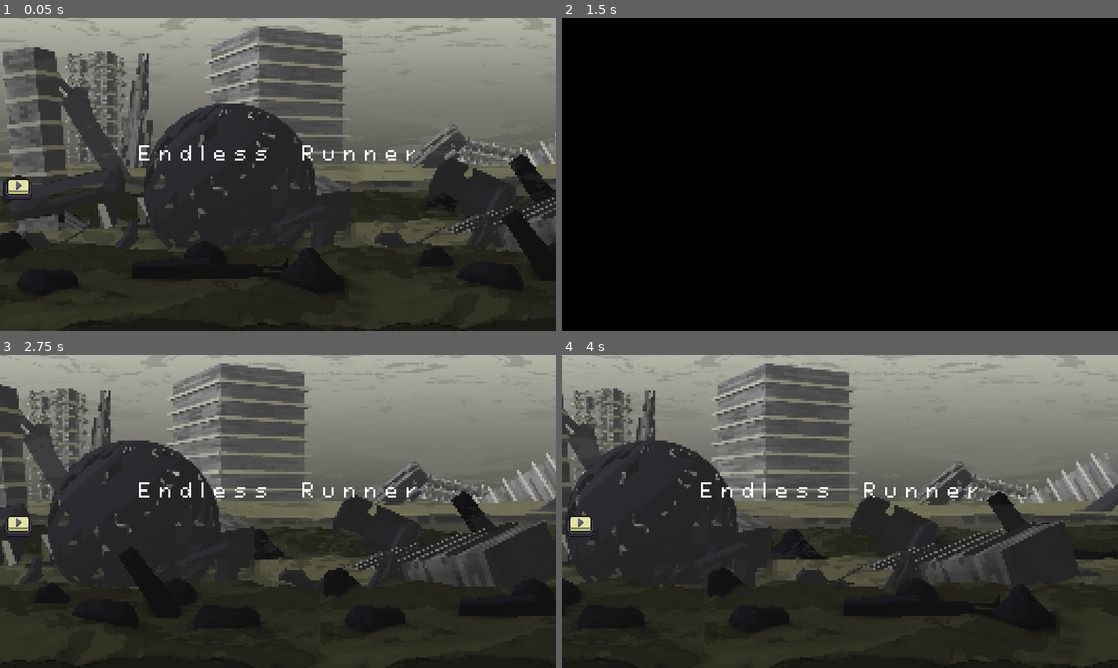
Above: before the commit, frames 1-4 (two rows, left to right).
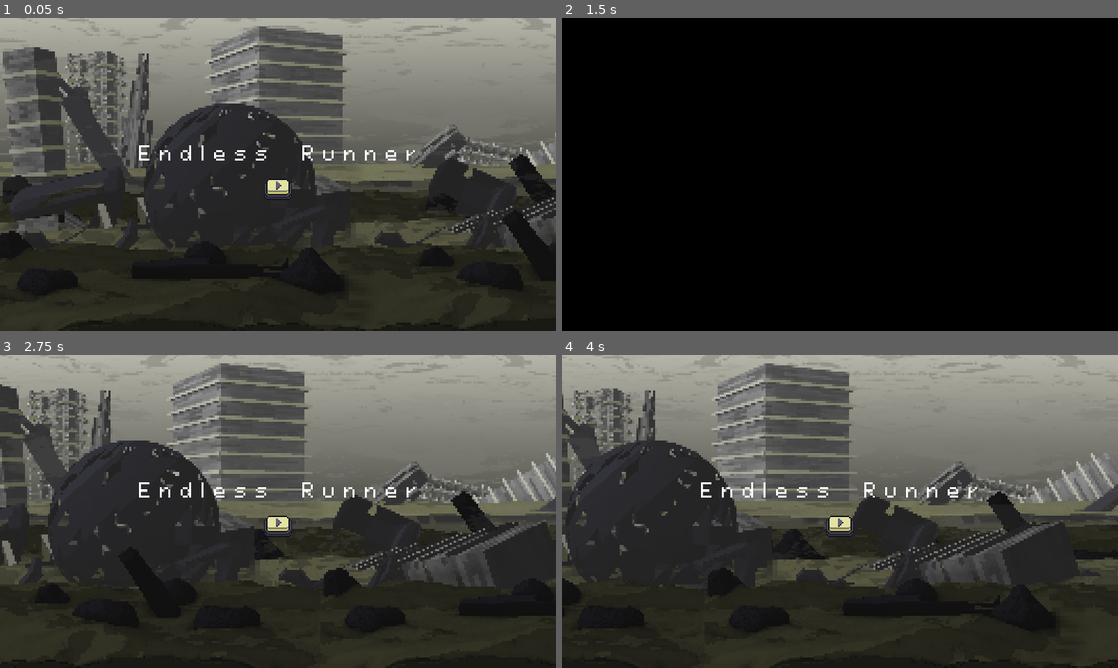
Above: after the commit, the same moments.

Repository: ginestopo/Endless-Runner
Game: Godot game, scene res://scenes/title/title.tscn
Same seed, same stepped clock (60 frames per second), same inputs: the game is played once before the commit and once after it. This scene is started directly instead of the project's main scene.
Inputs (mouse positions are in pixels of both pictures, inside the frame that each line leads up to):
- Up to frame 1 (0.05 s): no input
- Up to frame 2 (1.5 s): click (840, 187) at 0.5 s; tap Enter at 1.25 s; move the mouse to (962, 158) at 1.27 s; hold D (right) from 1.28 s (still down)
- Up to frame 3 (2.75 s): move the mouse to (166, 527) at 2.02 s; release D (right) at 2.03 s; hold A (left) from 2.03 s (still down)
- Up to frame 4 (4 s): move the mouse to (895, 442) at 2.77 s; release A (left) at 2.78 s; hold D (right) 2.78-3.53 s; move the mouse to (812, 574) at 3.52 s; hold W (up) from 3.53 s (still down)

The runs differ from the first frame. In frame 1, 0.5% of the frame differs, in the area x 1-53%, y 51-59%; in frame 2, nothing differs; in frame 3, 0.5%, in the area x 0-53%, y 51-58%; in frame 4, 0.5%.

Commit message:
Fixed play button behaviour

Diff:
--- a/scenes/title/title.tscn
+++ b/scenes/title/title.tscn
@@ -176,22 +176,22 @@
 }
 
 [node name="Title" type="Label" parent="VBoxContainer"]
-margin_top = 66.0
+margin_top = 107.0
 margin_right = 480.0
-margin_bottom = 129.0
-custom_fonts/font = SubResource( 12 )
+margin_bottom = 127.0
+custom_fonts/font = SubResource( 10 )
 text = "Endless Runner"
 align = 1
 
 [node name="TextureButton" type="TextureButton" parent="VBoxContainer"]
-margin_left = 192.0
-margin_top = 99.0
-margin_right = 32.0
-margin_bottom = 32.0
-rect_scale = Vector2( 3, 3 )
+margin_left = 224.0
+margin_top = 131.0
+margin_right = 256.0
+margin_bottom = 163.0
+size_flags_horizontal = 4
 texture_normal = ExtResource( 7 )
 texture_pressed = ExtResource( 8 )
-stretch_mode = 4
+stretch_mode = 5
 
 [node name="FadeIn" type="ColorRect" parent="."]
 visible = false
Not shown: 3 places in scenes/title/title.tscn that only renumber resources
